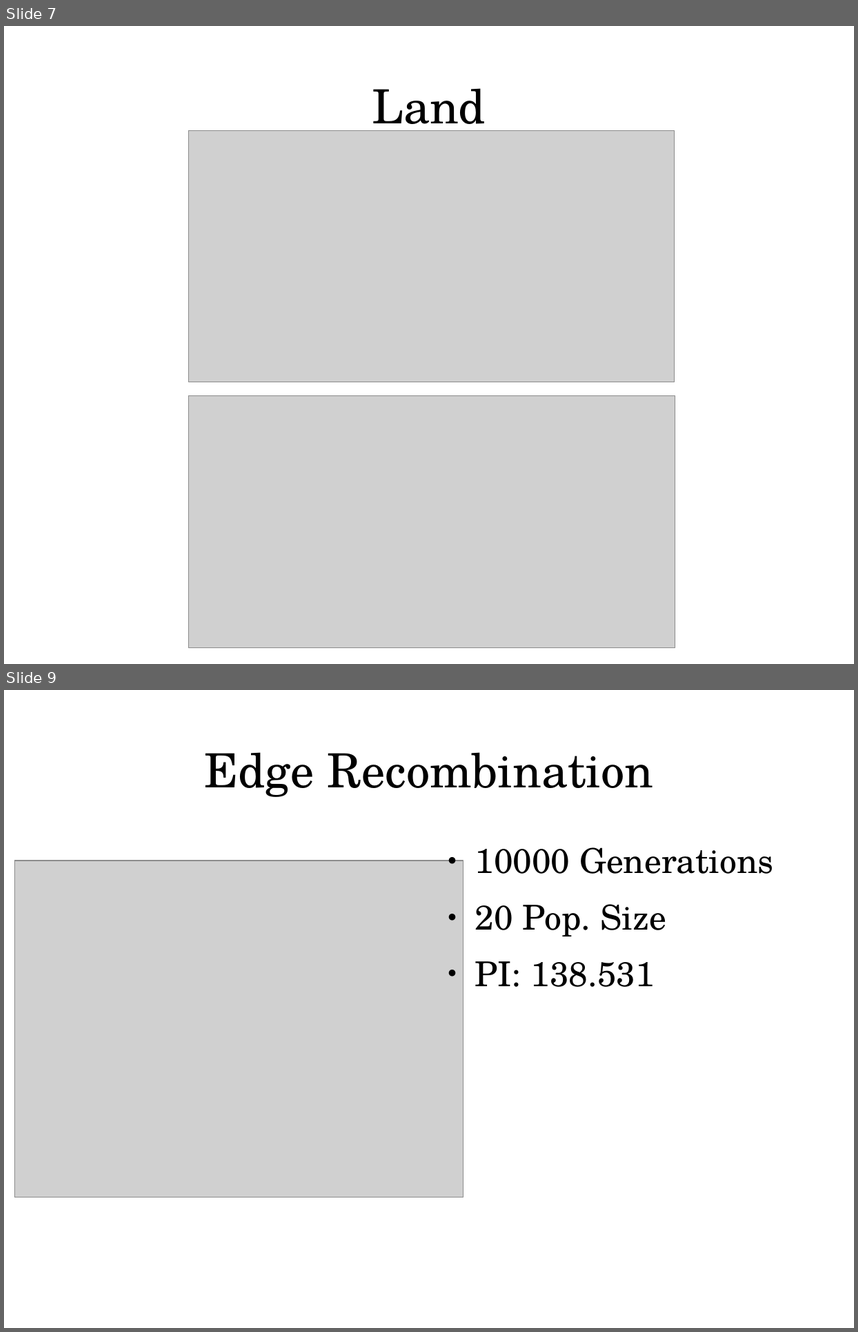
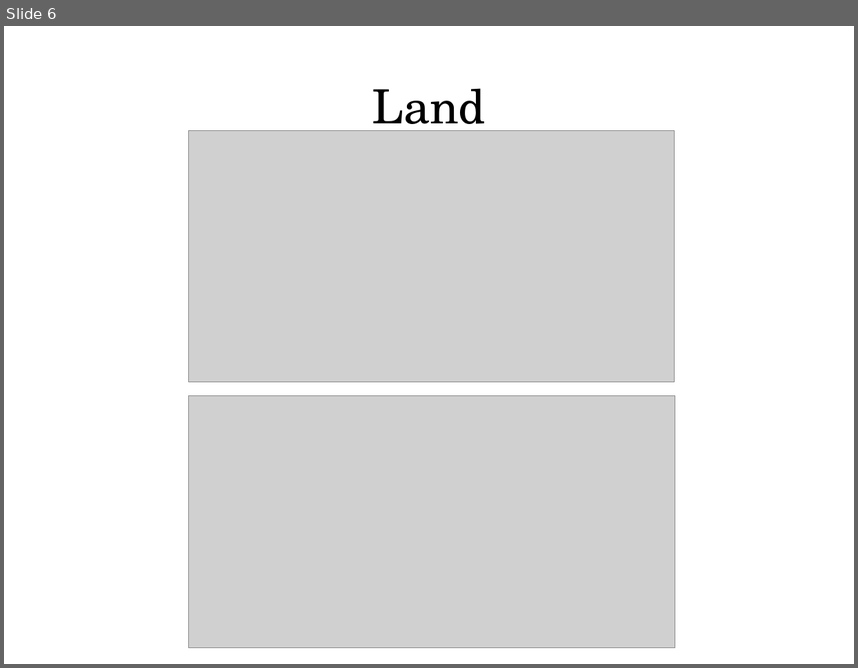
Before and after one commit to LBPeterson/VEL113F_Genetic-Algorithms, a slide deck: Presentation/presentation.odp. Shown one above the other, each under a label of ours: slides 7 and 9 before the commit, slide 6 after it; the slides between them are not shown. The pictures are 858x1332 and 858x668 pixels, drawn with LibreOffice and Linux fonts; fonts in the diff are those of the drawing; grey boxes stand for pictures. Boxes give left, top, right and bottom in pixels: in the first picture for what was removed or moved away, otherwise in the second. Text is boxed around its words. In the diff, an @@ line names an element or a change of style, - is before the commit and + after.

```diff
--- a/Presentation/presentation.odp
+++ b/Presentation/presentation.odp
@@ slide 9 removed at [4,690,854,1328], background #FFFFFF @@
@@ title removed at [204,752,653,797] @@
-Edge Recombination
@@ text removed at [475,847,773,987] @@
-● 10000 Generations
-● 20 Pop. Size
-● PI: 138.531
@@ picture removed at [15,860,464,1198] @@
@@ what was slide 7 is now slide 6 @@
```
Also in this commit, not shown: 2 slides changed, 3 slides added, 1 other slide removed, 12 other files.
